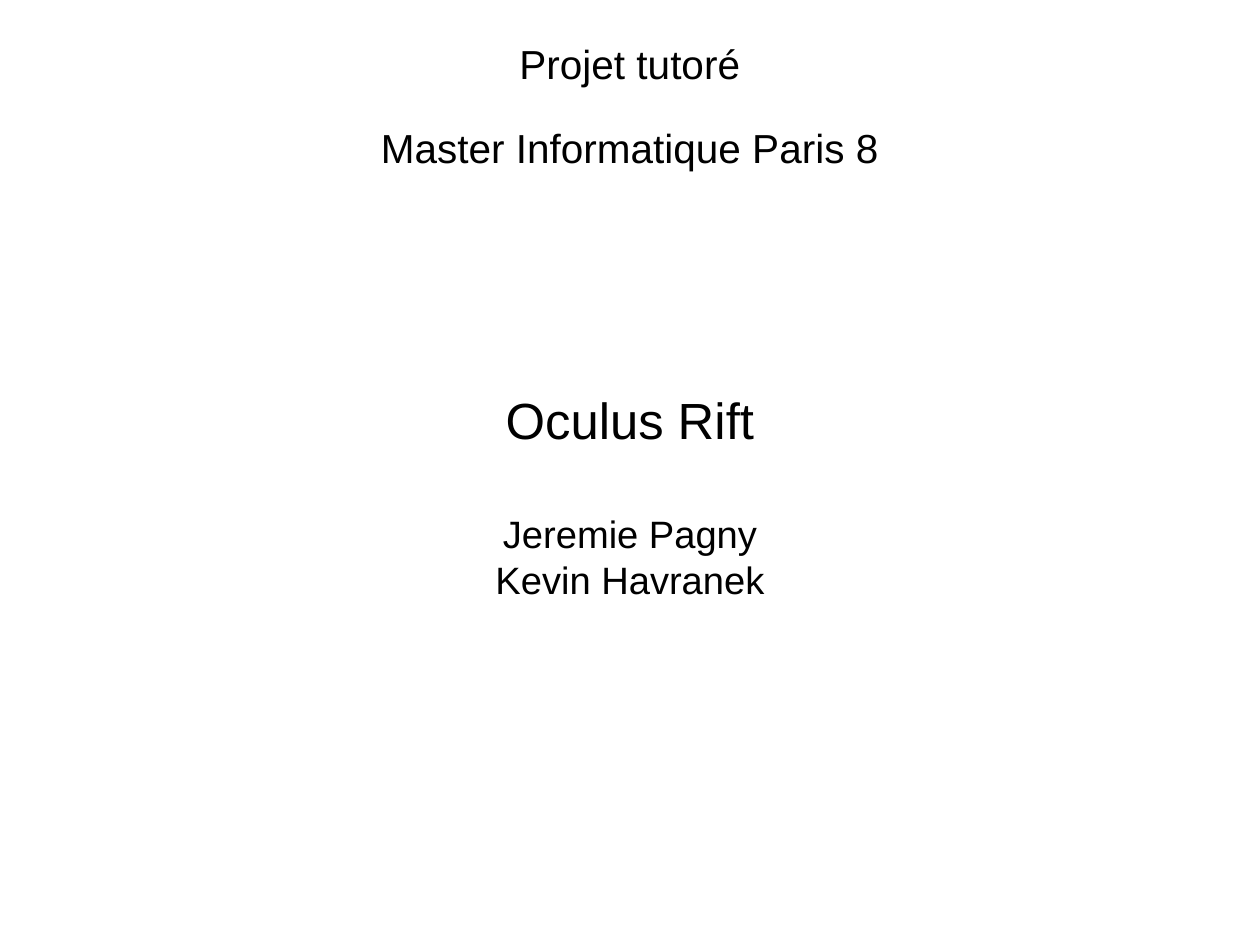
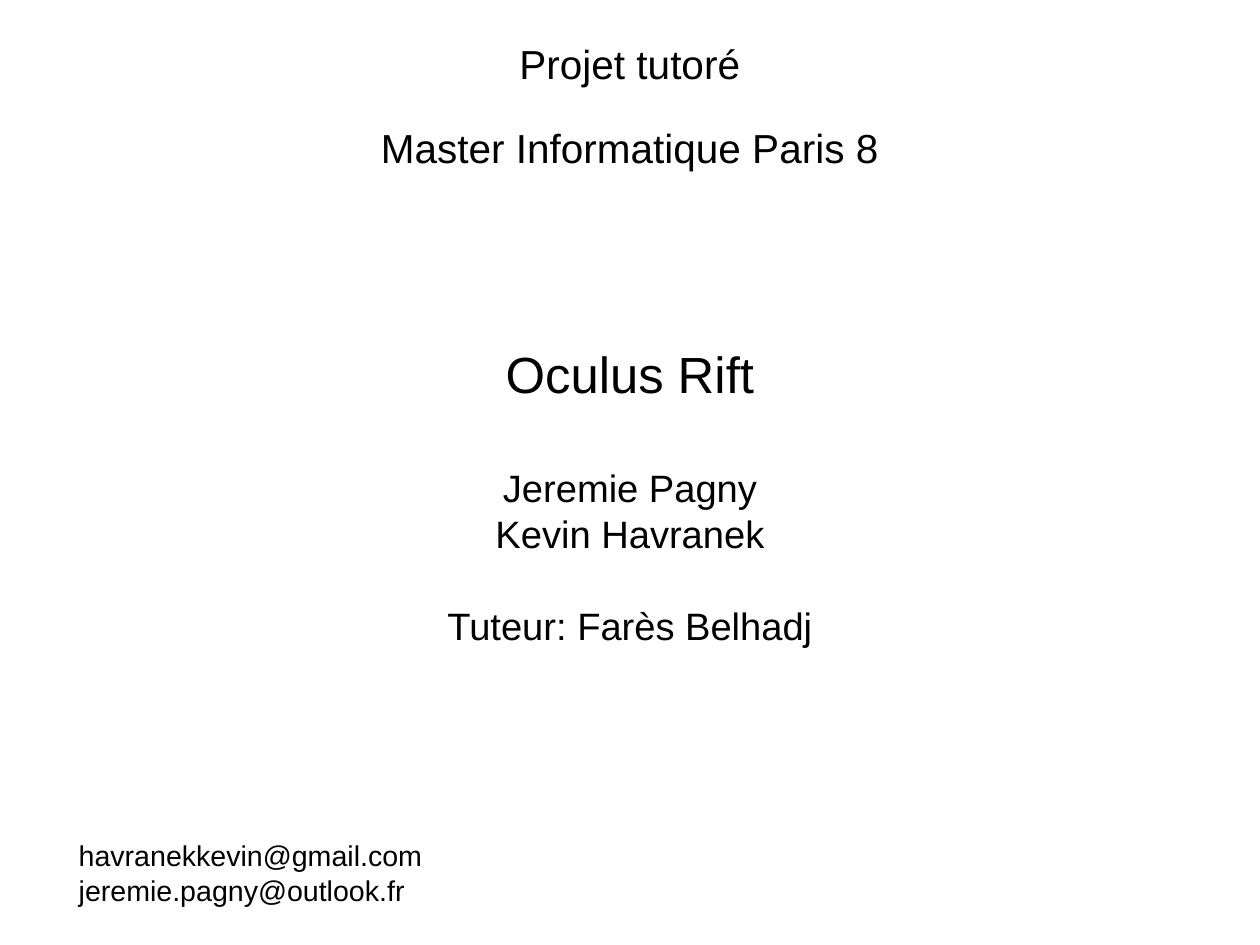
Before and after one commit to Mzartek/OculusRift_Tutoring, a slide deck: slide 1 of Report/first.odp. Drawn at 1260x945 pixels with LibreOffice and Linux fonts; fonts in the diff are those of the drawing. Boxes give left, top, right and bottom in pixels: in the first picture for what was removed or moved away, otherwise in the second. Text is boxed around its words. In the diff, an @@ line names an element or a change of style, - is before the commit and + after.

```diff
--- a/Report/first.odp
+++ b/Report/first.odp
@@ subtitle at <box>447,612,812,648</box>: paragraph added @@
+Tuteur: Farès Belhadj
@@ text added at <box>79,845,422,906</box>, 18 pt, text #000000 @@
+havranekkevin@gmail.com
+jeremie.pagny@outlook.fr
```
Also in this commit, not shown: 6 other slides changed, 2 slides added, 1 slide removed, 1 other file.
